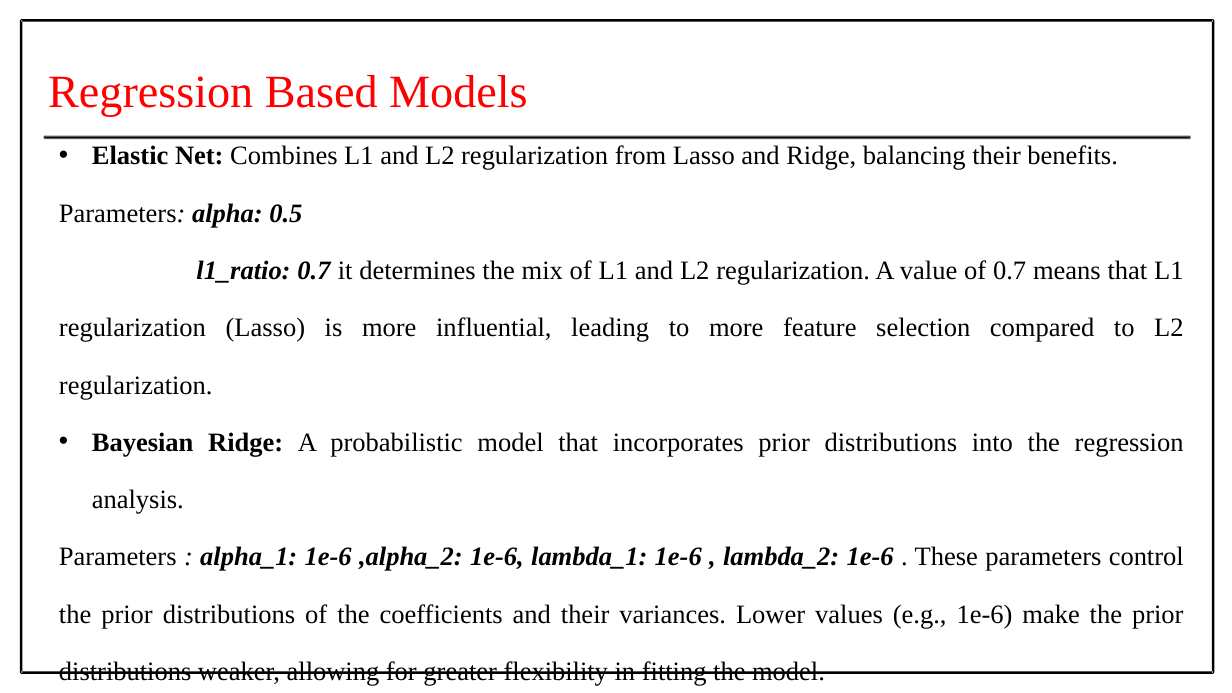
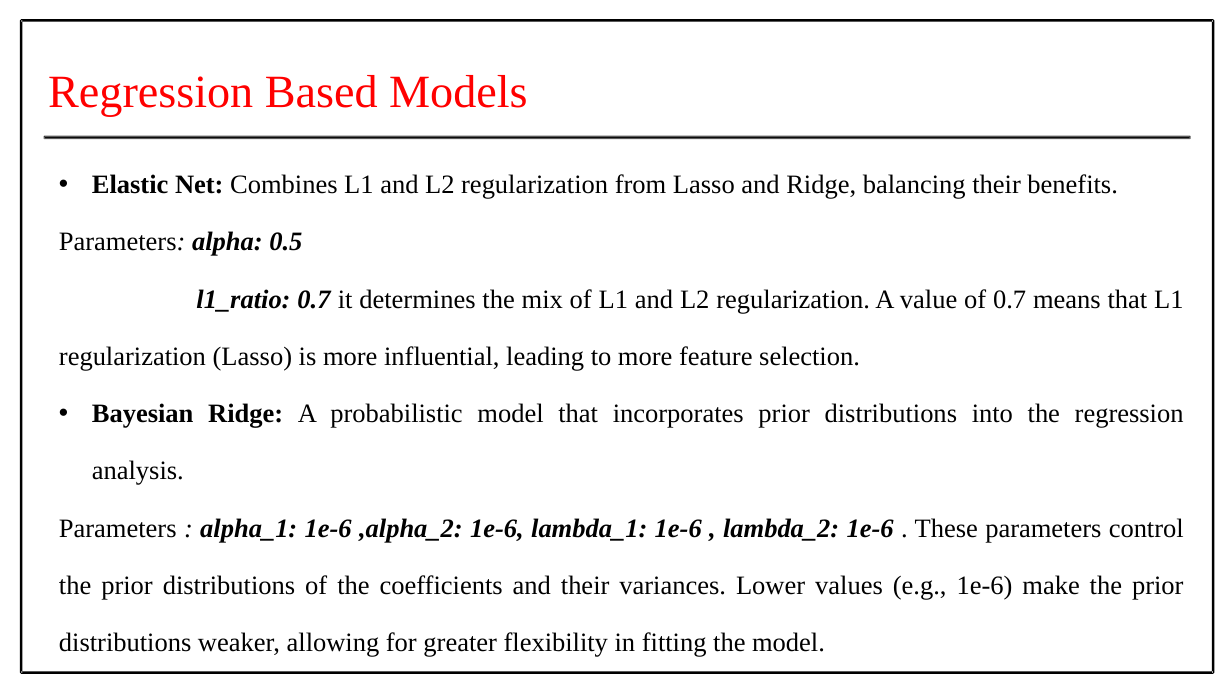
Before and after one commit to Prithiv-vijai/5g_MEC, a slide deck: slide 25 of files/Batch_4 IT-G2 Second Review.pptx. Drawn at 1232x693 pixels with LibreOffice and Linux fonts; fonts in the diff are those of the drawing. Boxes give left, top, right and bottom in pixels: in the first picture for what was removed or moved away, otherwise in the second. Text is boxed around its words. In the diff, an @@ line names an element or a change of style, - is before the commit and + after.

```diff
--- a/files/Batch_4 IT-G2 Second Review.pptx
+++ b/files/Batch_4 IT-G2 Second Review.pptx
@@ text at [59, 289, 1183, 371]: text changed @@
-  l1_ratio: 0.7 it determines the mix of L1 and L2 regularization. A value of 0.7 means that L1 regularization (Lasso) is more influential, leading to more feature selection compared to L2 regularization.
+  l1_ratio: 0.7 it determines the mix of L1 and L2 regularization. A value of 0.7 means that L1 regularization (Lasso) is more influential, leading to more feature selection.
```
Also in this commit, not shown: 7 other slides changed, 2 slides added, 6 other files.
